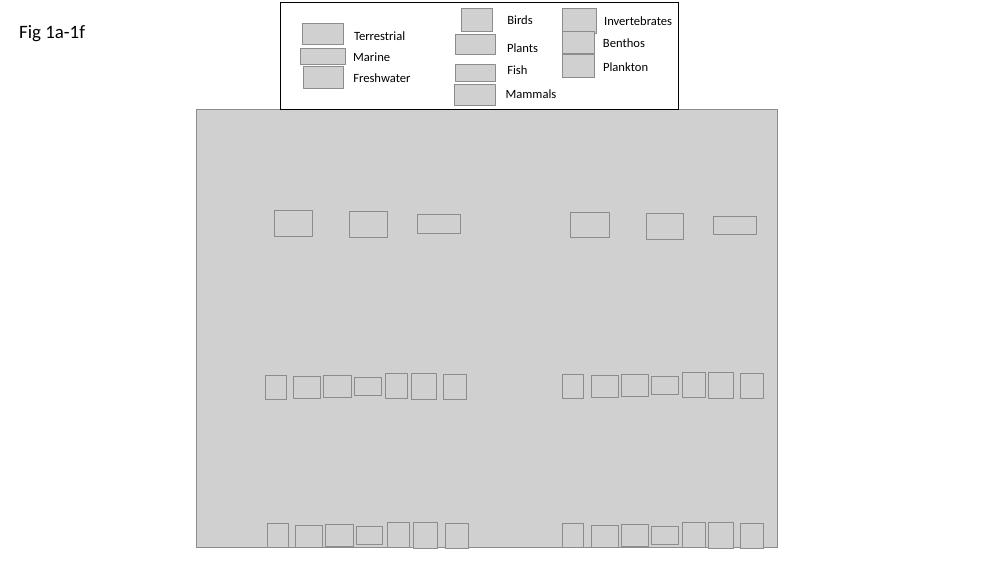
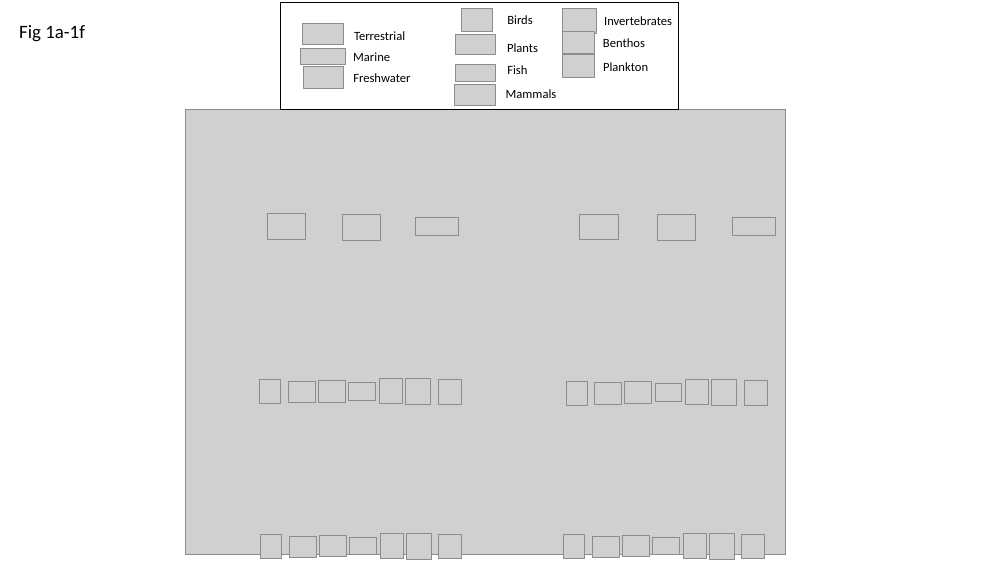
Before and after one commit to hurlbertlab/core-transient, a slide deck: slide 3 of output/plots/all_figs_with_legends.pptx. Drawn at 1008x567 pixels with LibreOffice and Linux fonts; fonts in the diff are those of the drawing; grey boxes stand for pictures. Boxes give left, top, right and bottom in pixels: in the first picture for what was removed or moved away, otherwise in the second. Text is boxed around its words. In the diff, an @@ line names an element or a change of style, - is before the commit and + after.

```diff
--- a/output/plots/all_figs_with_legends.pptx
+++ b/output/plots/all_figs_with_legends.pptx
@@ picture: place and size @@
-picture at box(196, 110, 777, 548)
+picture at box(186, 110, 786, 555)
@@ picture: place and size @@
-picture at box(571, 212, 609, 237)
+picture at box(580, 214, 619, 239)
@@ picture: place and size @@
-picture at box(647, 213, 684, 239)
+picture at box(658, 215, 696, 240)
@@ picture: place and size @@
-picture at box(714, 216, 757, 235)
+picture at box(732, 217, 775, 236)
@@ 9 pictures: place and size @@
-9 pictures at box(265, 211, 467, 399)
+9 pictures at box(260, 214, 461, 404)
@@ 7 pictures: place and size @@
-7 pictures at box(563, 373, 765, 399)
+7 pictures at box(566, 380, 768, 405)
@@ 7 pictures: place and size @@
-7 pictures at box(267, 523, 469, 548)
+7 pictures at box(261, 533, 462, 559)
@@ 7 pictures: place and size @@
-7 pictures at box(563, 523, 765, 548)
+7 pictures at box(564, 533, 765, 559)
```
